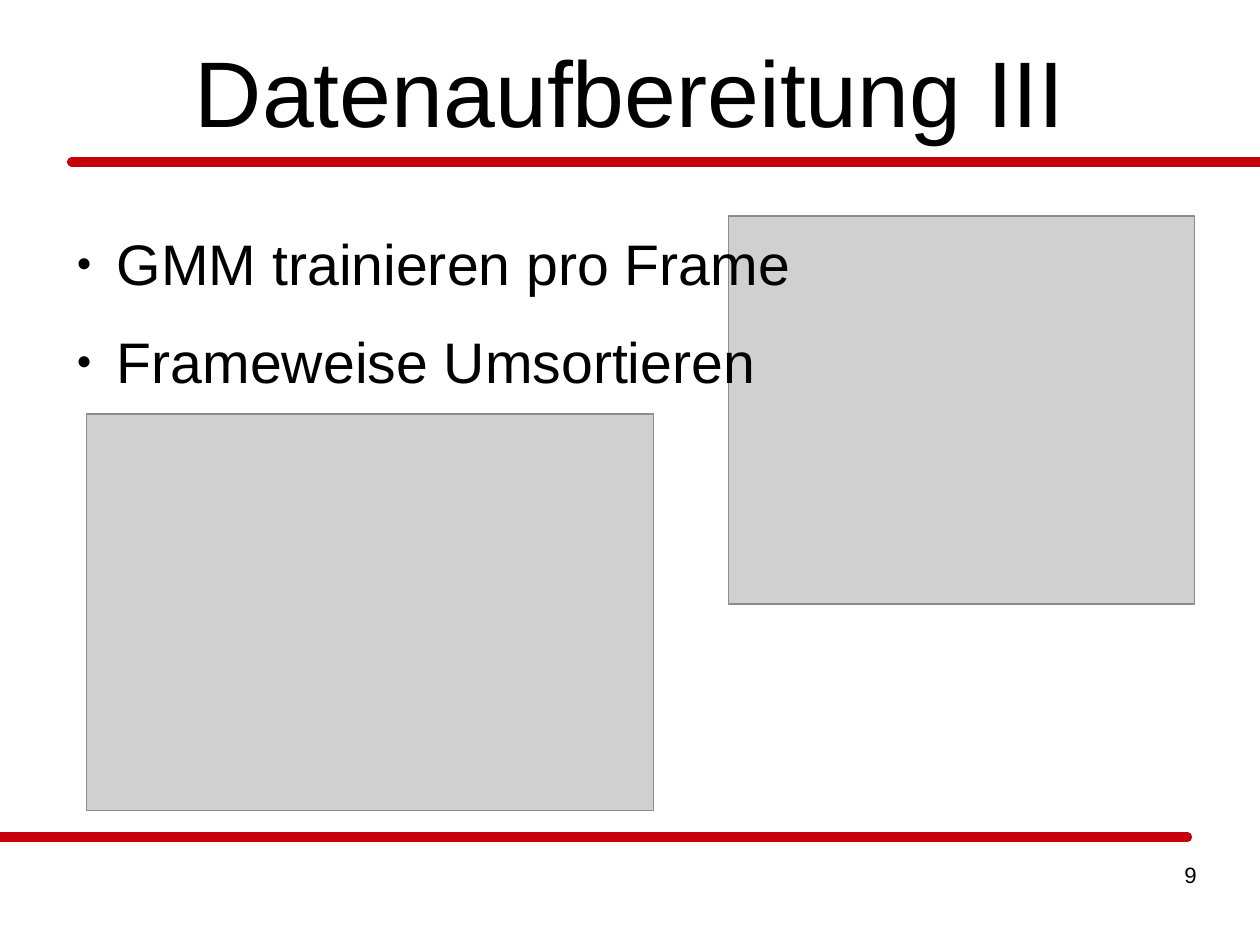
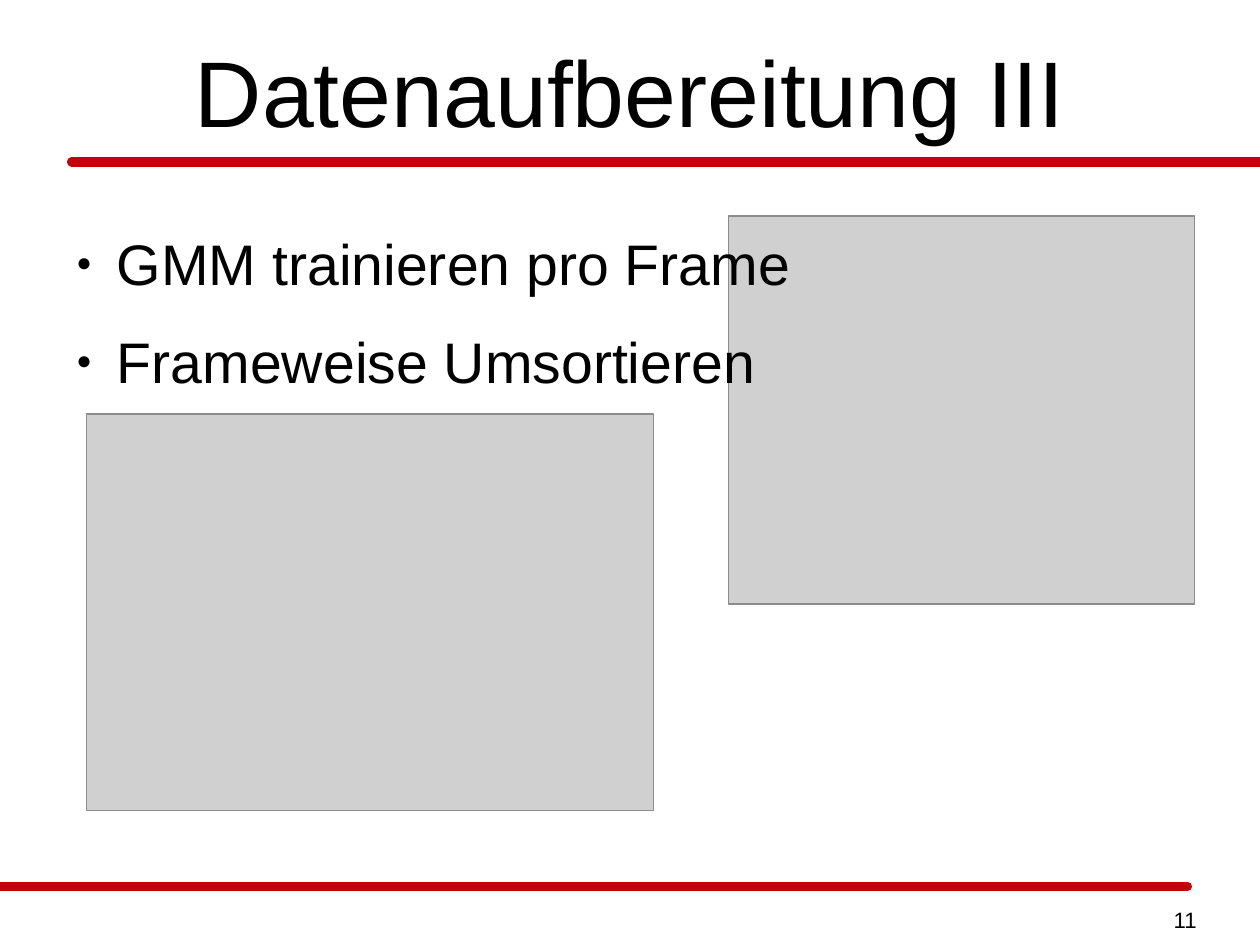
Before and after one commit to daandres/ml_soundwave_doppler_effect, a slide deck: slide 11 of praesentation/hmm/praesentation_ml_hmm_pasler_rieder.odp (slide 9 before the commit). Drawn at 1260x945 pixels with LibreOffice and Linux fonts; fonts in the diff are those of the drawing; grey boxes stand for pictures. Boxes give left, top, right and bottom in pixels: in the first picture for what was removed or moved away, otherwise in the second. Text is boxed around its words. In the diff, an @@ line names an element or a change of style, - is before the commit and + after.

```diff
--- a/praesentation/hmm/praesentation_ml_hmm_pasler_rieder.odp
+++ b/praesentation/hmm/praesentation_ml_hmm_pasler_rieder.odp
@@ page number removed at <box>1184,867,1196,884</box> @@
-9
@@ rectangle: place and size @@
-rectangle at <box>0,837,1188,837</box>
+rectangle at <box>0,887,1188,887</box>
@@ page number added at <box>1174,912,1197,928</box>, 14 pt, text #000000 @@
+11
```
Also in this commit, not shown: 8 other slides changed, 5 slides added, 3 slides removed, 1 other file.
